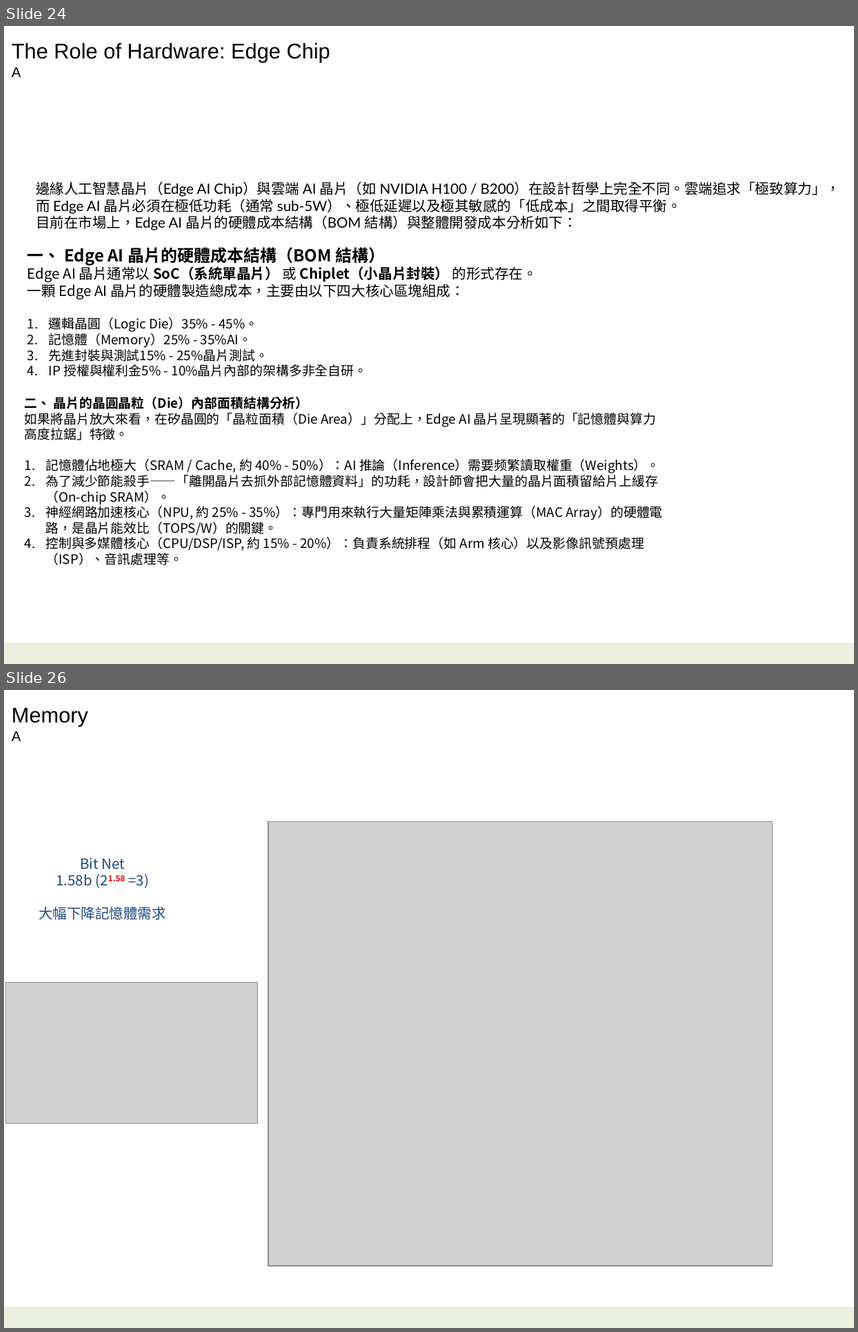
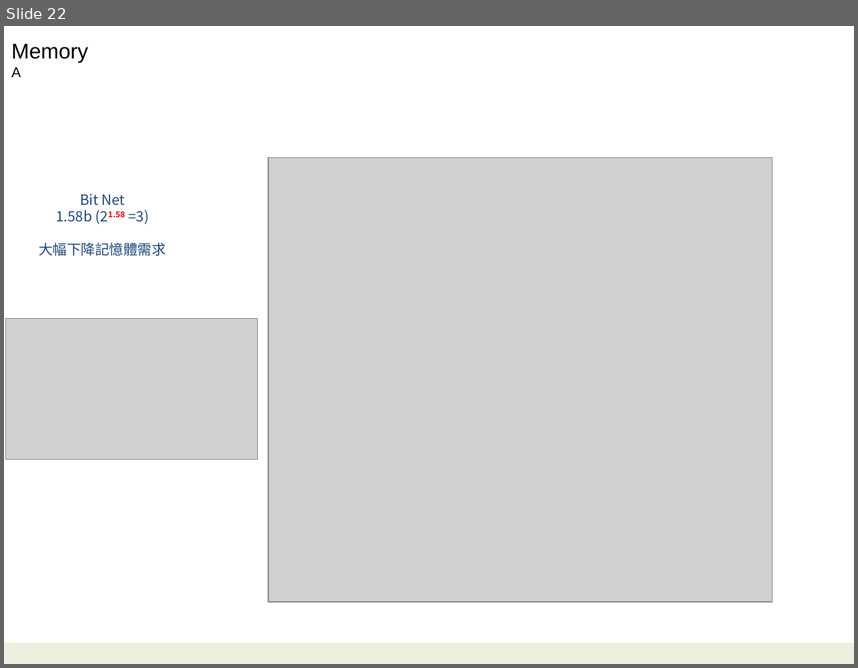
Before and after one commit to navibator/crazy-ai, a slide deck: ai.pptx. Shown one above the other, each under a label of ours: slides 24 and 26 before the commit, slide 22 after it; the slides between them are not shown. The pictures are 858x1332 and 858x668 pixels, drawn with LibreOffice and Linux fonts; fonts in the diff are those of the drawing; grey boxes stand for pictures. Boxes give left, top, right and bottom in pixels: in the first picture for what was removed or moved away, otherwise in the second. Text is boxed around its words. In the diff, an @@ line names an element or a change of style, - is before the commit and + after.

```diff
--- a/ai.pptx
+++ b/ai.pptx
@@ slide 24 removed at <box>4,26,854,664</box>, background #FFFFFF; not listed: 1 template element that a slide beside it also shows @@
@@ text removed at <box>12,43,330,77</box> @@
-The Role of Hardware: Edge Chip
-A
@@ text removed at <box>36,181,840,230</box> @@
-邊緣人工智慧晶片（Edge AI Chip）與雲端 AI 晶片（如 NVIDIA H100 / B200）在設計哲學上完全不同。雲端追求「極致算力」，而 Edge AI 晶片必須在極低功耗（通常 sub-5W）、極低延遲以及極其敏感的「低成本」之間取得平衡。
-目前在市場上，Edge AI 晶片的硬體成本結構（BOM 結構）與整體開發成本分析如下：
@@ text removed at <box>27,247,537,377</box> @@
-一、 Edge AI 晶片的硬體成本結構（BOM 結構）
-Edge AI 晶片通常以 SoC（系統單晶片） 或 Chiplet（小晶片封裝） 的形式存在。
-一顆 Edge AI 晶片的硬體製造總成本，主要由以下四大核心區塊組成：
-1. 邏輯晶圓（Logic Die）35% - 45%。
-2. 記憶體（Memory）25% - 35%AI。
-3. 先進封裝與測試15% - 25%晶片測試。
-4. IP 授權與權利金5% - 10%晶片內部的架構多非全自研。
@@ text removed at <box>25,397,662,565</box> @@
-二、 晶片的晶圓晶粒（Die）內部面積結構分析）
-如果將晶片放大來看，在矽晶圓的「晶粒面積（Die Area）」分配上，Edge AI 晶片呈現顯著的「記憶體與算力高度拉鋸」特徵。
-1. 記憶體佔地極大（SRAM / Cache, 約 40% - 50%）：AI 推論（Inference）需要频繁讀取權重（Weights）。
-2. 為了減少節能殺手——「離開晶片去抓外部記憶體資料」的功耗，設計師會把大量的晶片面積留給片上緩存（On-chip SRAM）。
-3. 神經網路加速核心（NPU, 約 25% - 35%）：專門用來執行大量矩陣乘法與累積運算（MAC Array）的硬體電路，是晶片能效比（TOPS/W）的關鍵。
-4. 控制與多媒體核心（CPU/DSP/ISP, 約 15% - 20%）：負責系統排程（如 Arm 核心）以及影像訊號預處理（ISP）、音訊處理等。
@@ what was slide 26 is now slide 22 @@
```
Also in this commit, not shown: 5 slides changed, 1 slide added, 4 other slides removed, 2 other files.
